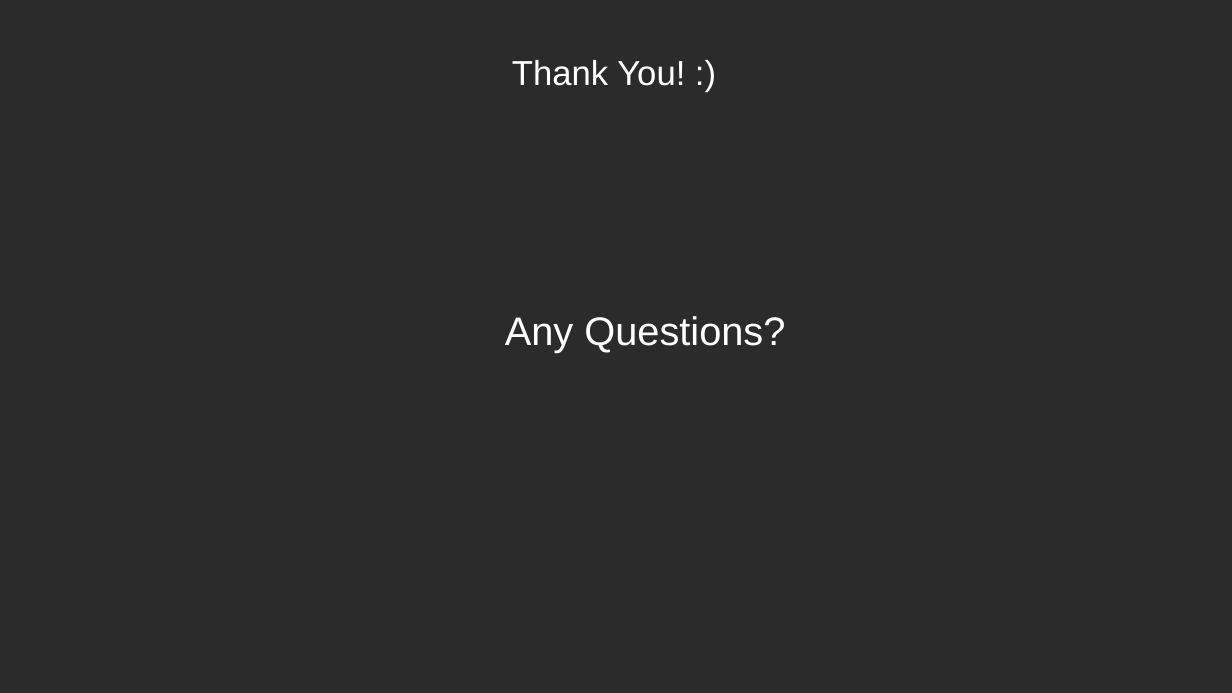
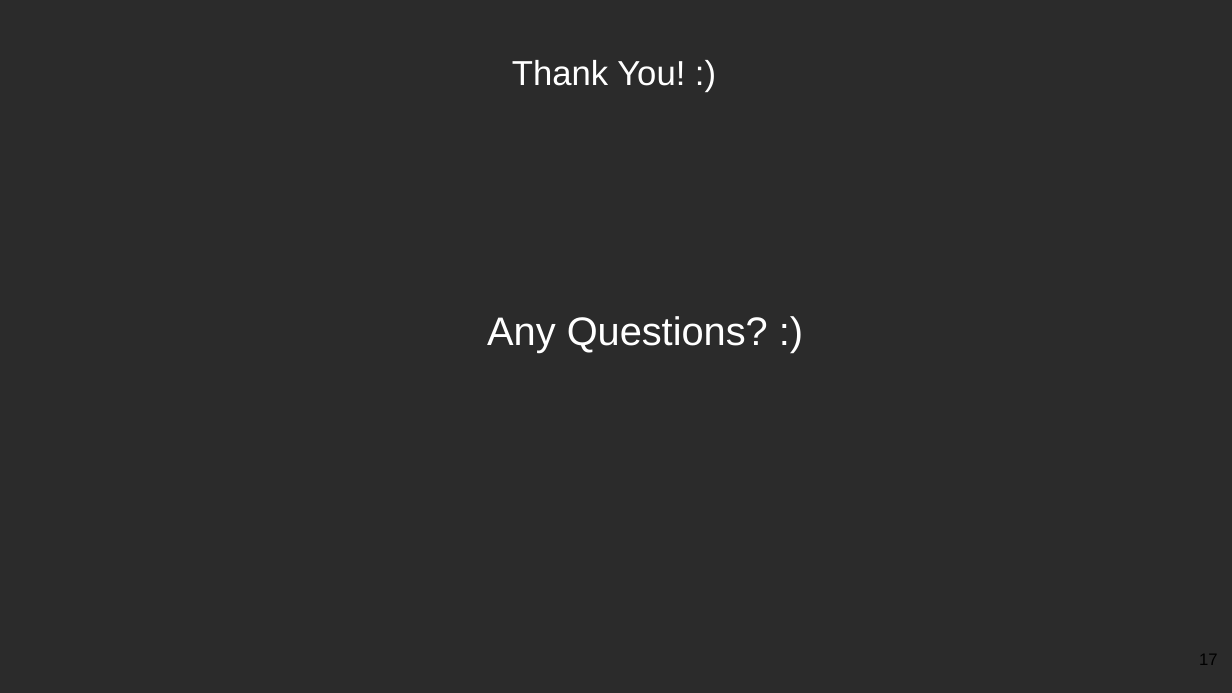
Before and after one commit to YoussifAssem/Genatac, a slide deck: slide 17 of E-Genetics/Proposal/genetics(2).pptx. Drawn at 1232x693 pixels with LibreOffice and Linux fonts; fonts in the diff are those of the drawing; background and template pictures are left out; a plain dark background stands for a picture behind light text. Boxes give left, top, right and bottom in pixels: in the first picture for what was removed or moved away, otherwise in the second. Text is boxed around its words. In the diff, an @@ line names an element or a change of style, - is before the commit and + after.

```diff
--- a/E-Genetics/Proposal/genetics(2).pptx
+++ b/E-Genetics/Proposal/genetics(2).pptx
@@ text at [487,316,768,352]: text changed @@
-Any Questions?
+Any Questions? :)
@@ page number added at [1199,654,1218,665], 13 pt, text #000000 @@
+17
```
Also in this commit, not shown: 17 other slides changed.
